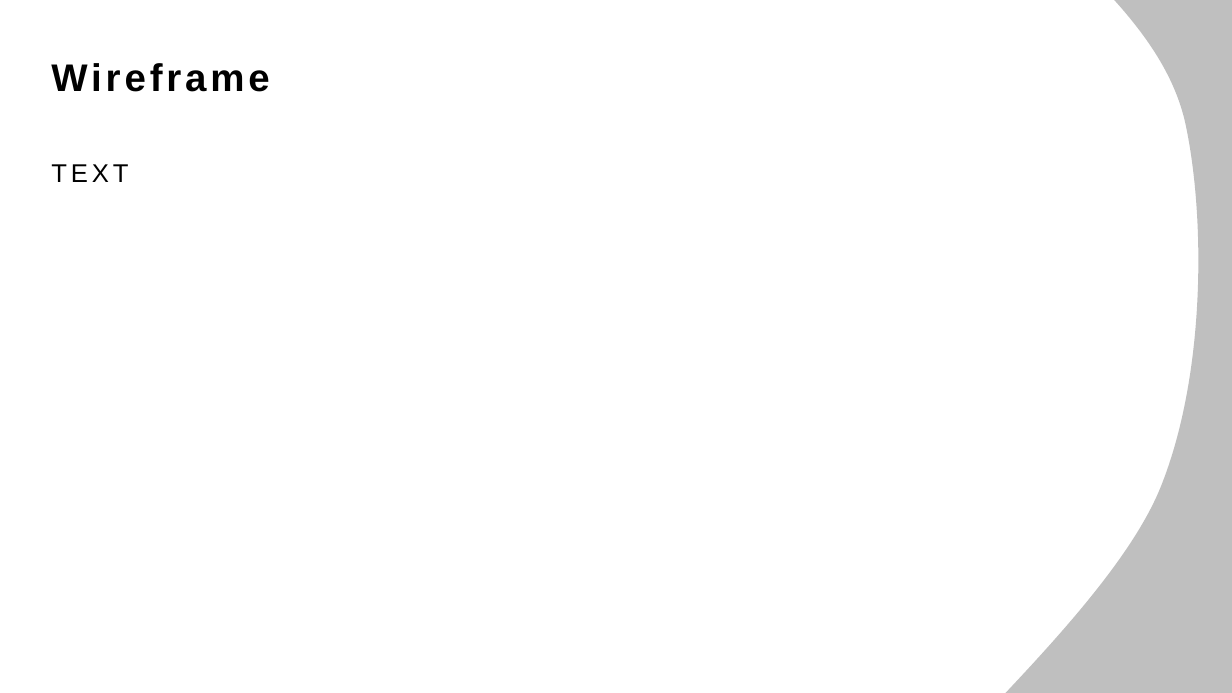
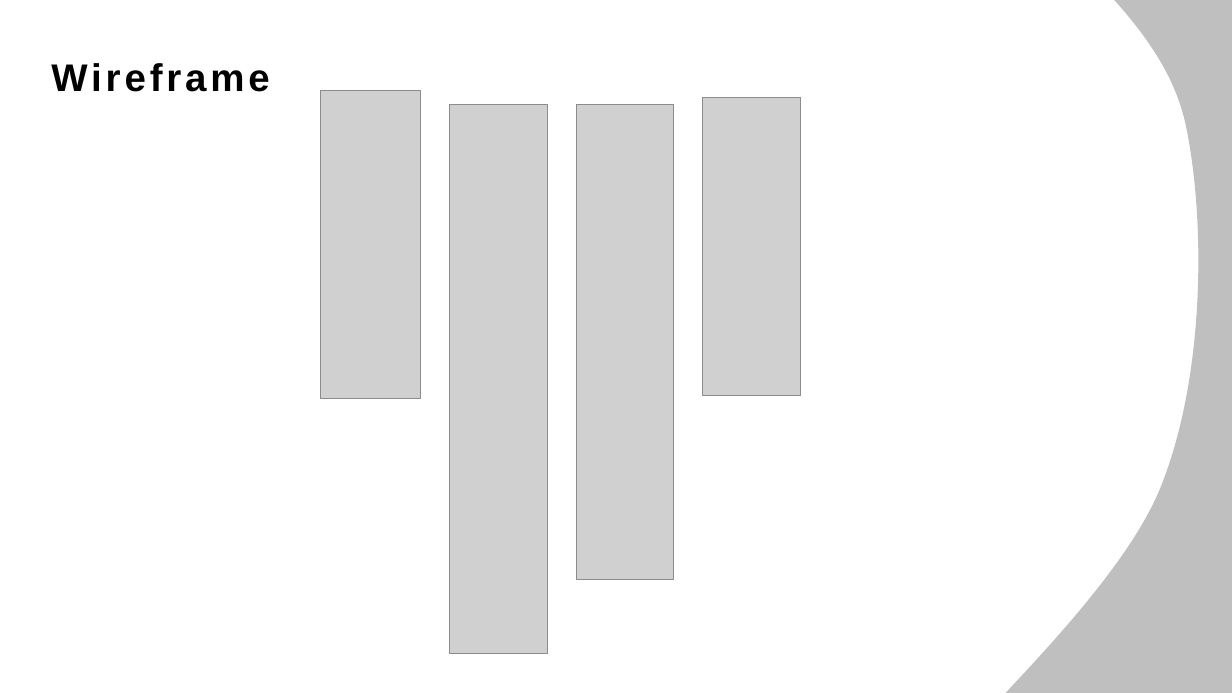
Before and after one commit to Adrien-Ray/visualtgr, a slide deck: slide 11 of design/AD/dossier-conception/dossier-conception.pptx (slide 12 before the commit). Drawn at 1232x693 pixels with LibreOffice and Linux fonts; fonts in the diff are those of the drawing; grey boxes stand for pictures. Boxes give left, top, right and bottom in pixels: in the first picture for what was removed or moved away, otherwise in the second. Text is boxed around its words. In the diff, an @@ line names an element or a change of style, - is before the commit and + after.

```diff
--- a/design/AD/dossier-conception/dossier-conception.pptx
+++ b/design/AD/dossier-conception/dossier-conception.pptx
@@ picture added at box(321, 91, 421, 398) @@
@@ picture added at box(449, 104, 547, 654) @@
@@ picture added at box(577, 104, 675, 579) @@
@@ picture added at box(703, 97, 801, 396) @@
@@ text removed at box(51, 164, 128, 182) @@
-TEXT
```
Also in this commit, not shown: 8 other slides changed, 3 slides removed, 5 other files.
